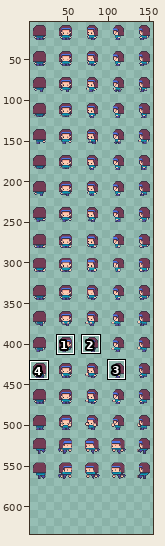
Edited in one commit: sprite sheet (Assets/Art/S_Avatar.png). Above: a wide view before the commit, with the close-up outlined.
Close-up. Old version:
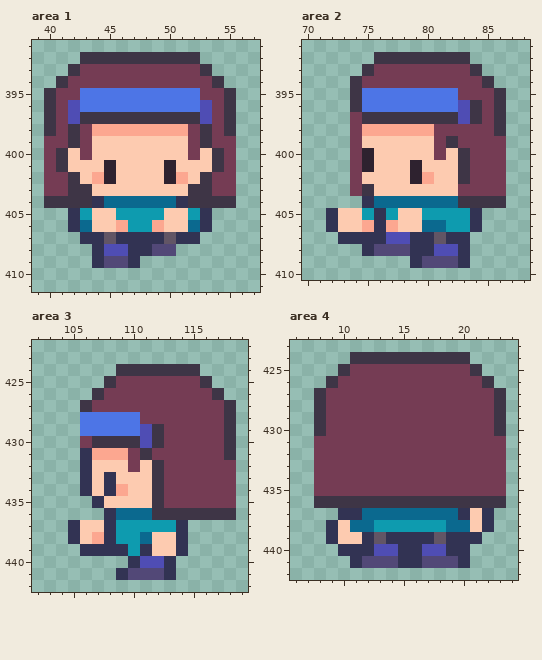
The file is 160x576 pixels. Shown: area 1: x 39..57, y 391..411; area 2: x 70..88, y 391..410; area 3: x 102..119, y 422..442; area 4: x 6..24, y 423..442. The old version is drawn lined up with the new one, on the new canvas. The wide view leaves out empty margins. The commit also changed other parts of the picture, which this record leaves out.
Once edited:
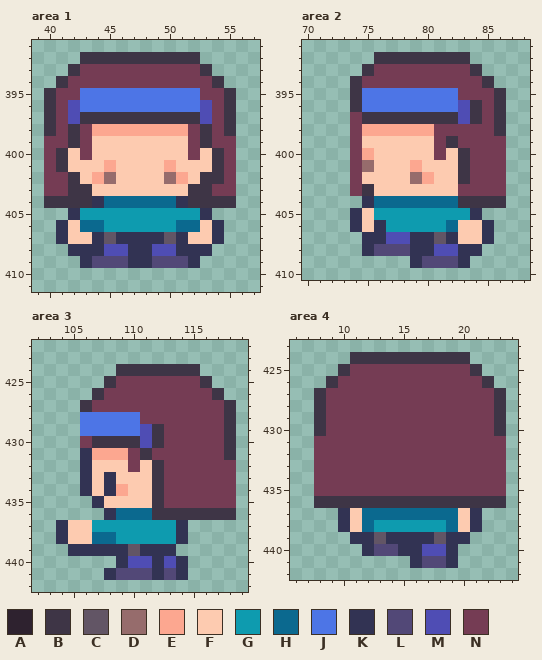
Palette (. is transparent): A #2e222f  B #3e3546  C #625565  D #966c6c  E #fca790  F #fdcbb0  G #0e9baf  H #0b698f  J #4d75e6  K #323353  L #524877  M #4f4db4  N #753c54
Edits made:
canvas 160x576 -> 160x640
--- area 1
@@ x 39..57 @@
 400 .NBFNFFFFFFFFNFBN..
-401 .NBFFFAFFFFAFFFBN..
-402 .NNBFEAFFFFAEFBNN..
+401 .NBFFFEFFFFEFFFBN..
+402 .NNBFEDFFFFDEFBBN..
 403 .NNBBFFFFFFFFBBNN..
 404 .BBBBKHHHHHHKBBBB..
-405 ...KGFFGGGGFFGK....
-406 ...KHFFEGGEFFHK....
-407 ....KKCKKKKCKK.....
-408 .....KMMKKLL.......
-409 .....KLLK..........
+405 ...KGGGGGGGGGGK....
+406 ..KFHHGGGGGGHHFK...
+407 ..KFFKCKKKKCKFFK...
+408 ...KKKMMKKMMKKK....
+409 ....KLLLKKLLLK.....
 410 ...................
--- area 2
@@ x 70..88 @@
 399 ....NFFFFFFNBNNNN..
-400 ....NAFFFFFNFBNNN..
-401 ....NAFFFAFFFBNNN..
-402 ....NFFFFAEFFBNNN..
+400 ....NEFFFFFNFBNNN..
+401 ....NDFFFEFFFBNNN..
+402 ....NFFFFDEFFBNNN..
 403 ....NBFFFFFFFNNNN..
 404 .....KHHHHHHHBBBB..
-405 ..KFFGKGFFGGGGK....
-406 ..KFFEKEFFHHGGK....
-407 ...KKKKMMKKCKK.....
-408 .....KLLLKKMMK.....
+405 ....KFGGGGGGGGK....
+406 ....KFKGGGGGHFFK...
+407 .....KKMMKKCKFFK...
+408 .....KLLLKKMMKK....
 409 .........KLLLK.....
--- area 3
@@ x 102..119 @@
 436 ......KHHHBBBBBBB.
-437 ...KFFKGGGGGK.....
-438 ...KFEKGGHFFK.....
-439 ....KKKKGKFFK.....
-440 ........KMMK......
-441 .......KLLLK......
+437 ..KFFGGGGGGGK.....
+438 ..KFFHHGGGGGK.....
+439 ...KKKKKCKKK......
+440 .......KMMKMK.....
+441 ......KLLLKLK.....
 442 ..................
--- area 4
@@ x 6..24 @@
 436 ..BBBBBBBBBBBBBBBB.
-437 ....KKHHHHHHHHKFK..
-438 ...KFHHGGGGGGHHFK..
-439 ...KFFKCKKKKCKKK...
-440 ....KKKMMKKMMKK....
-441 .....KLLLKKLLLK....
+437 ....KFHHHHHHHHFK...
+438 ....KFHGGGGGGHFK...
+439 .....KKCKKKKCKK....
+440 ......KLLKKMMK.....
+441 ..........KLLK.....
 442 ...................
